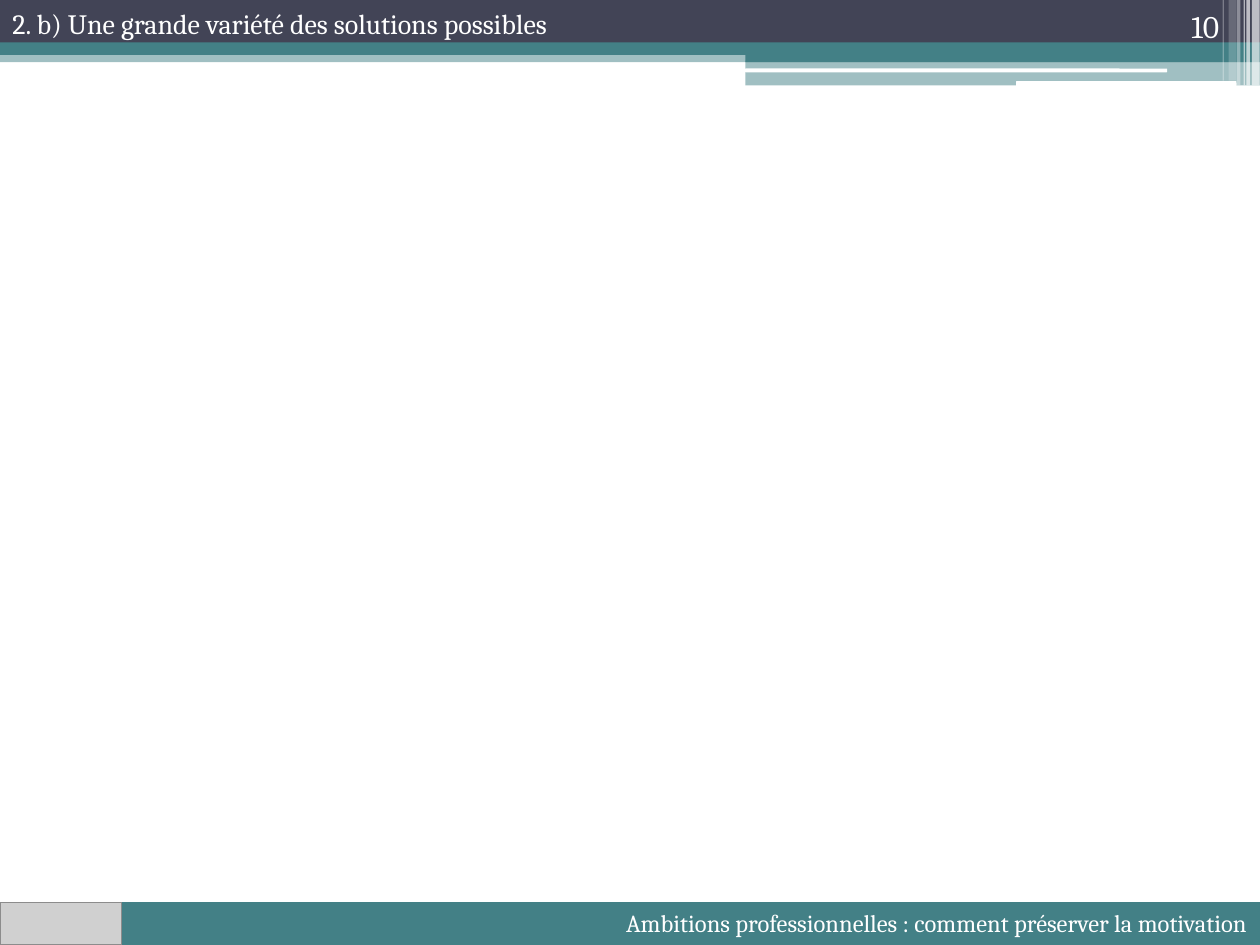
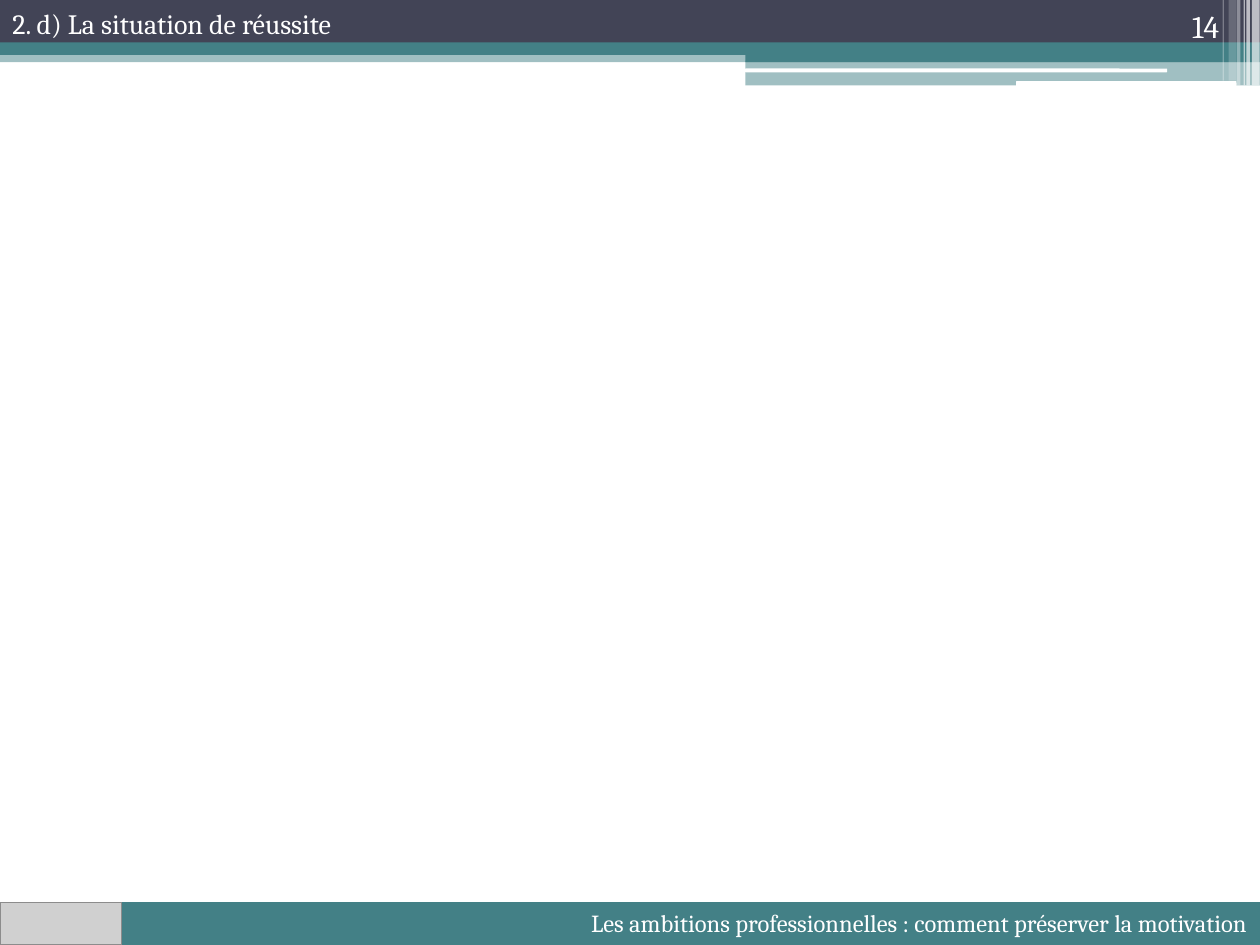
Before and after one commit to lioubouchkin/soutenance, a slide deck: slide 14 of Soutenance.pptx (slide 10 before the commit). Drawn at 1260x945 pixels with LibreOffice and Linux fonts; fonts in the diff are those of the drawing; grey boxes stand for pictures. Boxes give left, top, right and bottom in pixels: in the first picture for what was removed or moved away, otherwise in the second. Text is boxed around its words. In the diff, an @@ line names an element or a change of style, - is before the commit and + after.

```diff
--- a/Soutenance.pptx
+++ b/Soutenance.pptx
@@ text at [12, 14, 331, 38]: text changed @@
-2. b) Une grande variété des solutions possibles
+2. d) La situation de réussite
@@ page number at [1192, 16, 1219, 45]: text changed @@
-10
+14
@@ text in rectangle at [591, 914, 1247, 937]: text changed @@
-Ambitions professionnelles : comment préserver la motivation
+Les ambitions professionnelles : comment préserver la motivation
```
Also in this commit, not shown: 9 other slides changed, 4 slides added, 6 other files.
